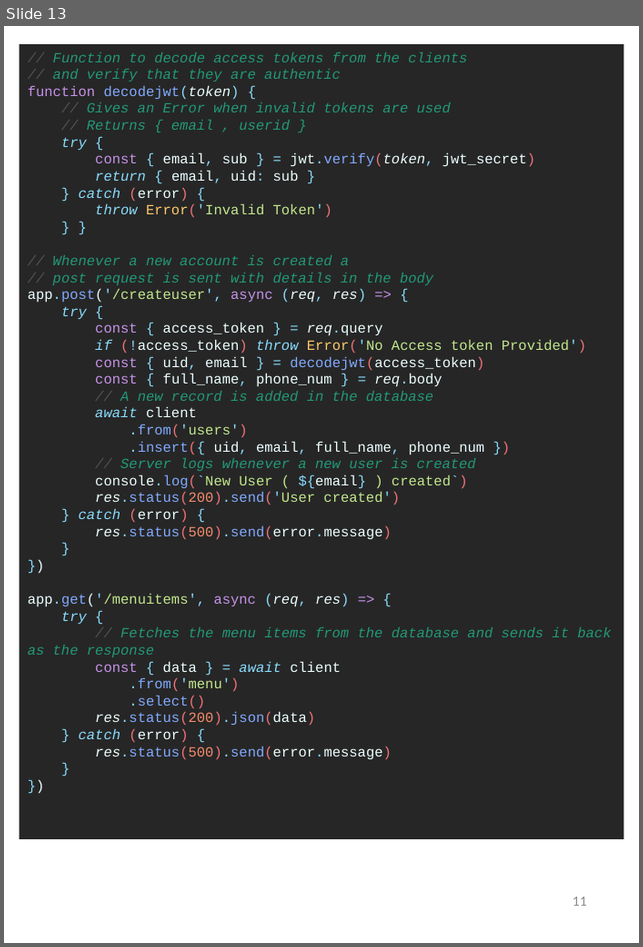
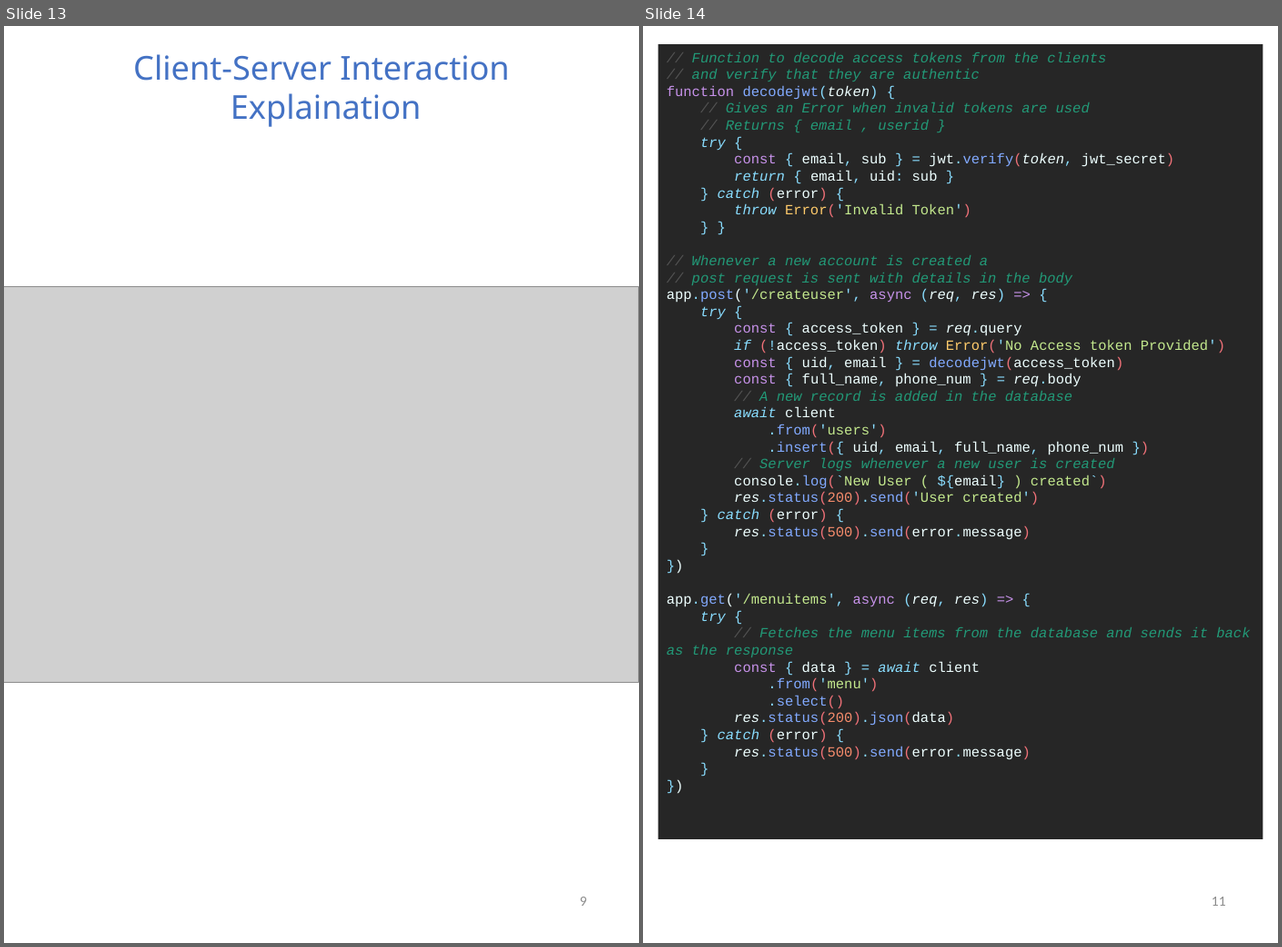
Before and after one commit to Agentgilspy/Food-Ordering-Website, a slide deck: ICT-171 Documentation.pptx. Shown side by side, each under a label of ours: slide 13 before the commit, slides 13 and 14 after it. The pictures are 643x947 and 1282x947 pixels, drawn with LibreOffice and Linux fonts; fonts in the diff are those of the drawing; grey boxes stand for pictures. Boxes give left, top, right and bottom in pixels: in the first picture for what was removed or moved away, otherwise in the second. Text is boxed around its words. In the diff, an @@ line names an element or a change of style, - is before the commit and + after.

```diff
--- a/ICT-171 Documentation.pptx
+++ b/ICT-171 Documentation.pptx
@@ slide 13 added at [4,26,639,943], background #FFFFFF @@
@@ text added at [133,54,509,127], 28 pt, text #4472C4 @@
+Client-Server Interaction
+Explaination
@@ picture added at [4,287,639,682] @@
@@ text added at [580,897,587,906], 12 pt, text #8C8C8C @@
+9
@@ what was slide 13 is now slide 14 @@
```
Also in this commit, not shown: 4 slides changed, 3 other slides added.
